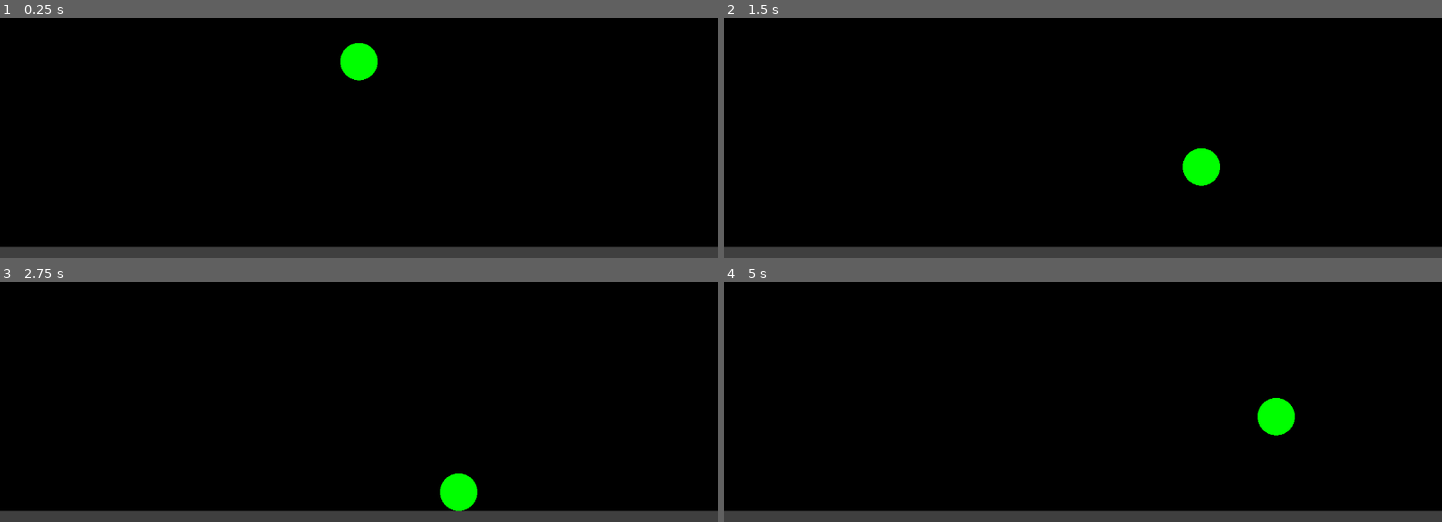
Above: before the commit, frames 1-4 (two rows, left to right).
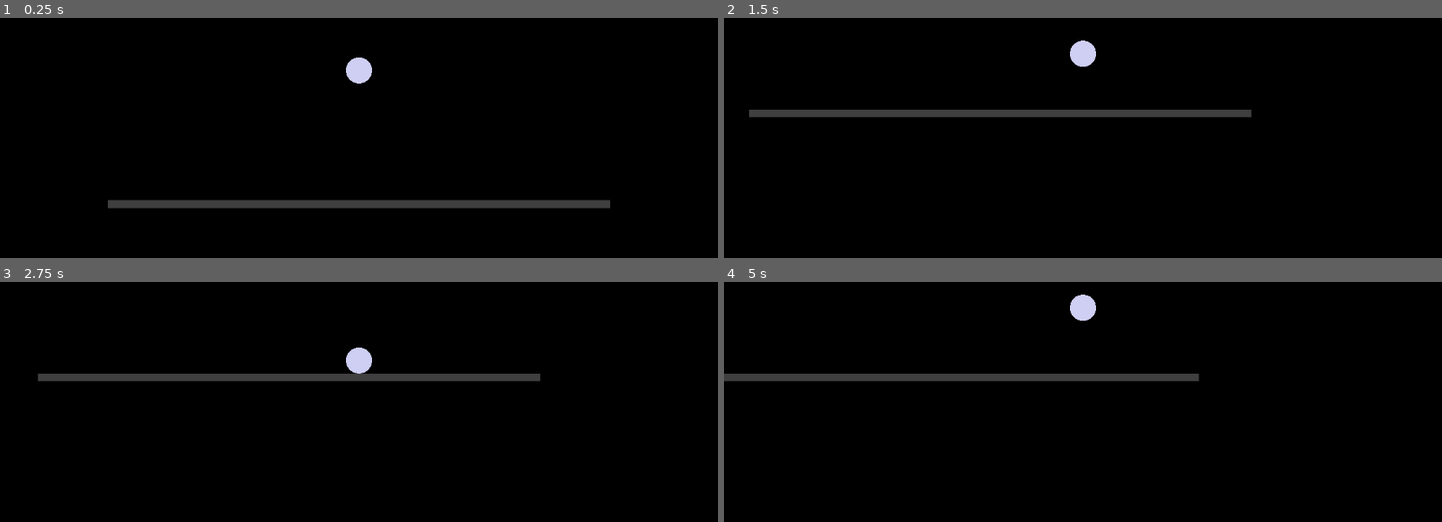
Above: after the commit, the same moments.

Repository: borregogfuel/Godoting
Game: Godot game, scene res://scenes/main.tscn
The game is run twice, just before and just after one commit, with the same random seed, the same clock (stepped at 60 frames per second) and the same inputs.
Inputs:
- Up to frame 1 (0.25 s): no input
- Up to frame 2 (1.5 s): hold D from 0.53 s (still down); tap Space at 0.77 s
- Up to frame 3 (2.75 s): tap Space at 1.52 s; release D at 2.03 s; hold A from 2.03 s (still down)
- Up to frame 4 (5 s): release A at 2.78 s; hold D 2.78-4.28 s; tap Space at 3.02, 3.77, 4.52 s; hold A from 4.28 s (still down)

The runs differ from the first frame. In frame 1, 8.2% of the frame differs, in the area x 0-100%, y 10-100%; in frame 2, 7.9%; in frame 3, 7.9%; in frame 4, 7.8%.

Commit message:
Explored and added camera node

Diff:
--- a/learningbasics/scenes/main.tscn
+++ b/learningbasics/scenes/main.tscn
@@ -1,31 +1,35 @@
-[gd_scene load_steps=5 format=3 uid="uid://main2d001"]
+[gd_scene format=3 uid="uid://main2d001"]
 
-[ext_resource type="Script" path="res://scripts/player.gd" id="1_player"]
-[ext_resource type="Script" path="res://scripts/circle_drawer.gd" id="2_drawer"]
+[ext_resource type="Script" uid="uid://byefs7ie0nxum" path="res://scripts/player.gd" id="1_player"]
+[ext_resource type="Script" uid="uid://dd4lcliub6ewq" path="res://scripts/circle_drawer.gd" id="2_drawer"]
 
 [sub_resource type="WorldBoundaryShape2D" id="WorldBoundaryShape2D_1"]
 
 [sub_resource type="CircleShape2D" id="CircleShape2D_1"]
 radius = 30.0
 
-[node name="Main" type="Node2D"]
+[node name="Main" type="Node2D" unique_id=2141171187]
 
-[node name="FloorVisual" type="Polygon2D" parent="."]
+[node name="FloorVisual" type="Polygon2D" parent="." unique_id=335863057]
+color = Color(0.25, 0.25, 0.25, 1)
 polygon = PackedVector2Array(0, 630, 1152, 630, 1152, 648, 0, 648)
-color = Color(0.25, 0.25, 0.25, 1)
 
-[node name="Floor" type="StaticBody2D" parent="."]
+[node name="Floor" type="StaticBody2D" parent="." unique_id=804520948]
 position = Vector2(0, 630)
 
-[node name="FloorCollision" type="CollisionShape2D" parent="Floor"]
+[node name="FloorCollision" type="CollisionShape2D" parent="Floor" unique_id=18057975]
 shape = SubResource("WorldBoundaryShape2D_1")
 
-[node name="Player" type="CharacterBody2D" parent="."]
+[node name="Player" type="CharacterBody2D" parent="." unique_id=347807591]
 position = Vector2(576, 300)
 script = ExtResource("1_player")
 
-[node name="CollisionShape2D" type="CollisionShape2D" parent="Player"]
+[node name="CollisionShape2D" type="CollisionShape2D" parent="Player" unique_id=1938999930]
 shape = SubResource("CircleShape2D_1")
 
-[node name="Visual" type="Node2D" parent="Player"]
+[node name="Camera2D" type="Camera2D" parent="Player/CollisionShape2D" unique_id=1016104752]
+zoom = Vector2(0.7, 0.7)
+drag_vertical_enabled = true
+
+[node name="Visual" type="Node2D" parent="Player" unique_id=1483905460]
 script = ExtResource("2_drawer")
--- a/learningbasics/scripts/circle_drawer.gd
+++ b/learningbasics/scripts/circle_drawer.gd
@@ -1,7 +1,7 @@
 extends Node2D
 
 const RADIUS := 30.0
-const COLOR := Color(0.0, 1.0, 0.0)
+const COLOR := Color(0.81, 0.813, 0.953, 1.0)
 
 func _draw() -> void:
 	draw_circle(Vector2.ZERO, RADIUS, COLOR)
